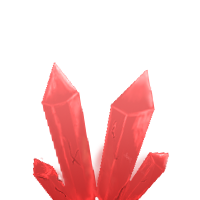
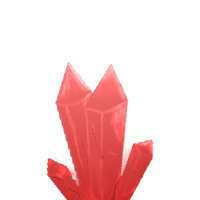
Layered file, before and after one edit (200 × 200). Changes by layer:
painted on "Layer 1" over [left=32, top=62, right=170, bottom=200]
